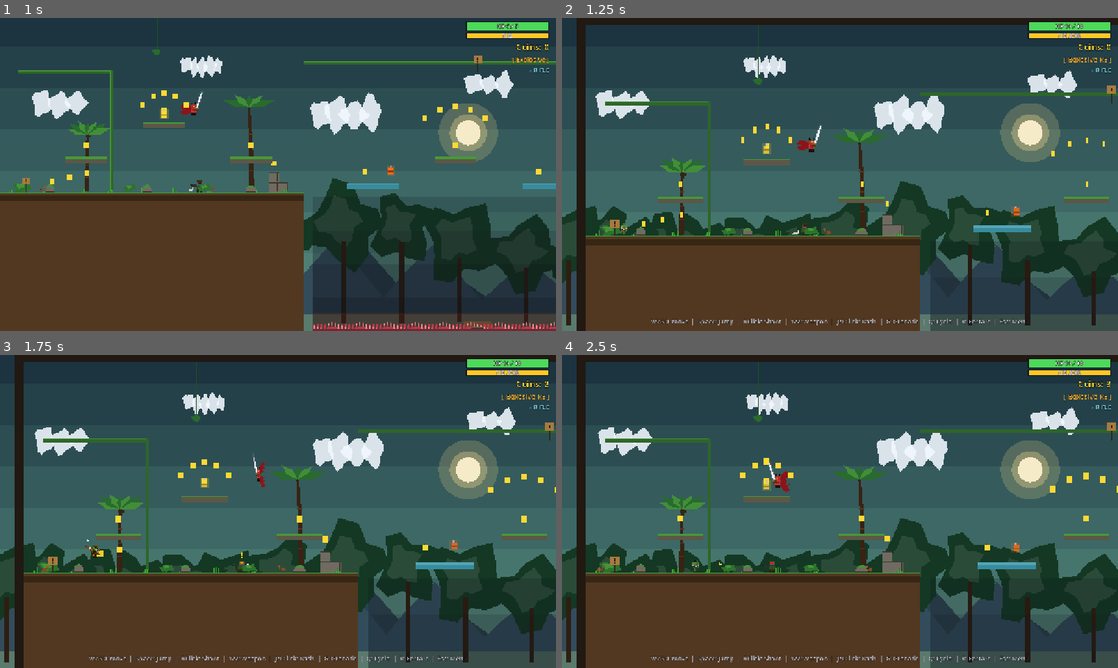
Above: before the commit, frames 1-4 (two rows, left to right).
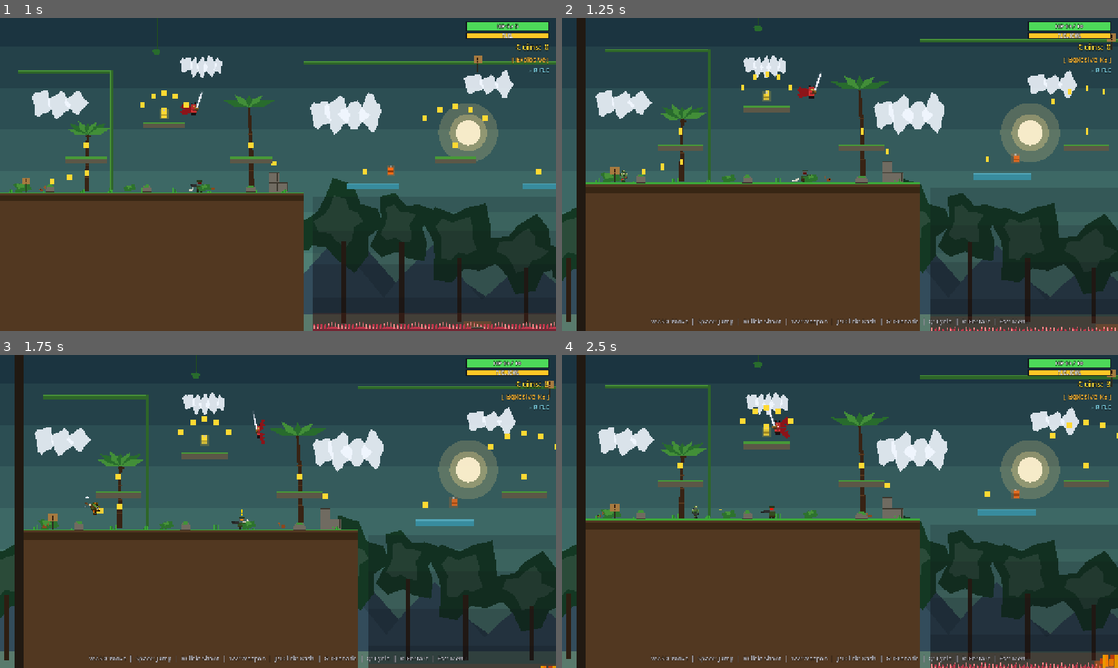
Above: after the commit, the same moments.

Repository: Crapula1/2d-platformer
Game: Godot game, scene res://scenes/MainMenu.tscn
Two runs of this game, one before a commit and one after it. Both use one fixed random seed, a clock stepped at 60 frames per second and the inputs below.
Inputs (mouse positions are in pixels of both pictures, inside the frame that each line leads up to):
- Up to frame 1 (1 s): click "START" at 0.5 s
- Up to frame 2 (1.25 s): no input
- Up to frame 3 (1.75 s): tap Enter at 1.25 s; move the mouse to (400, 495) at 1.27 s; hold D (move_right) from 1.28 s (still down); tap J (attack) at 1.35 s; click (400, 495) at 1.42 s; tap Space (jump) at 1.52 s
- Up to frame 4 (2.5 s): tap Space (jump) at 1.82 s; release D (move_right) at 2 s; drag from (728, 527) to (806, 464) at 2.02 s

Frame 1 is identical in both runs. In frame 2, 20% of the frame differs, in the area x 0-100%, y 0-100%; in frame 3, 18%; in frame 4, 21%.

Commit message:
fix: widen player camera limits in scene so map pans the full level
Both Player.tscn and PlayerDemon.tscn shipped with limit_right = 2400,
which clamped the camera and made the map appear to "stop panning" partway
through level 1. Level.gd tries to override these at runtime, but the
override evidently isn't sticking for everyone. Set generous limits
(right=10000, bottom=900, top=-400) directly in the scene so the camera
can follow the player across the full extended level (now 7520 wide) and
any future expansions. Level/ProceduralLevel can still clamp further.

Co-Authored-By: Claude Opus 4.7 <noreply@anthropic.com>

Diff:
--- a/scenes/Player.tscn
+++ b/scenes/Player.tscn
@@ -138,9 +138,9 @@
 position_smoothing_enabled = true
 position_smoothing_speed = 8.0
 limit_left = -50
-limit_top = -300
-limit_right = 2400
-limit_bottom = 600
+limit_top = -400
+limit_right = 10000
+limit_bottom = 900
 
 [node name="MultiplayerSynchronizer" type="MultiplayerSynchronizer" parent="."]
 replication_config = SubResource("ReplConfig_player")
--- a/scenes/PlayerDemon.tscn
+++ b/scenes/PlayerDemon.tscn
@@ -156,9 +156,9 @@
 position_smoothing_enabled = true
 position_smoothing_speed = 8.0
 limit_left = -50
-limit_top = -300
-limit_right = 2400
-limit_bottom = 600
+limit_top = -400
+limit_right = 10000
+limit_bottom = 900
 
 [node name="MultiplayerSynchronizer" type="MultiplayerSynchronizer" parent="."]
 replication_config = SubResource("ReplConfig_demon")
